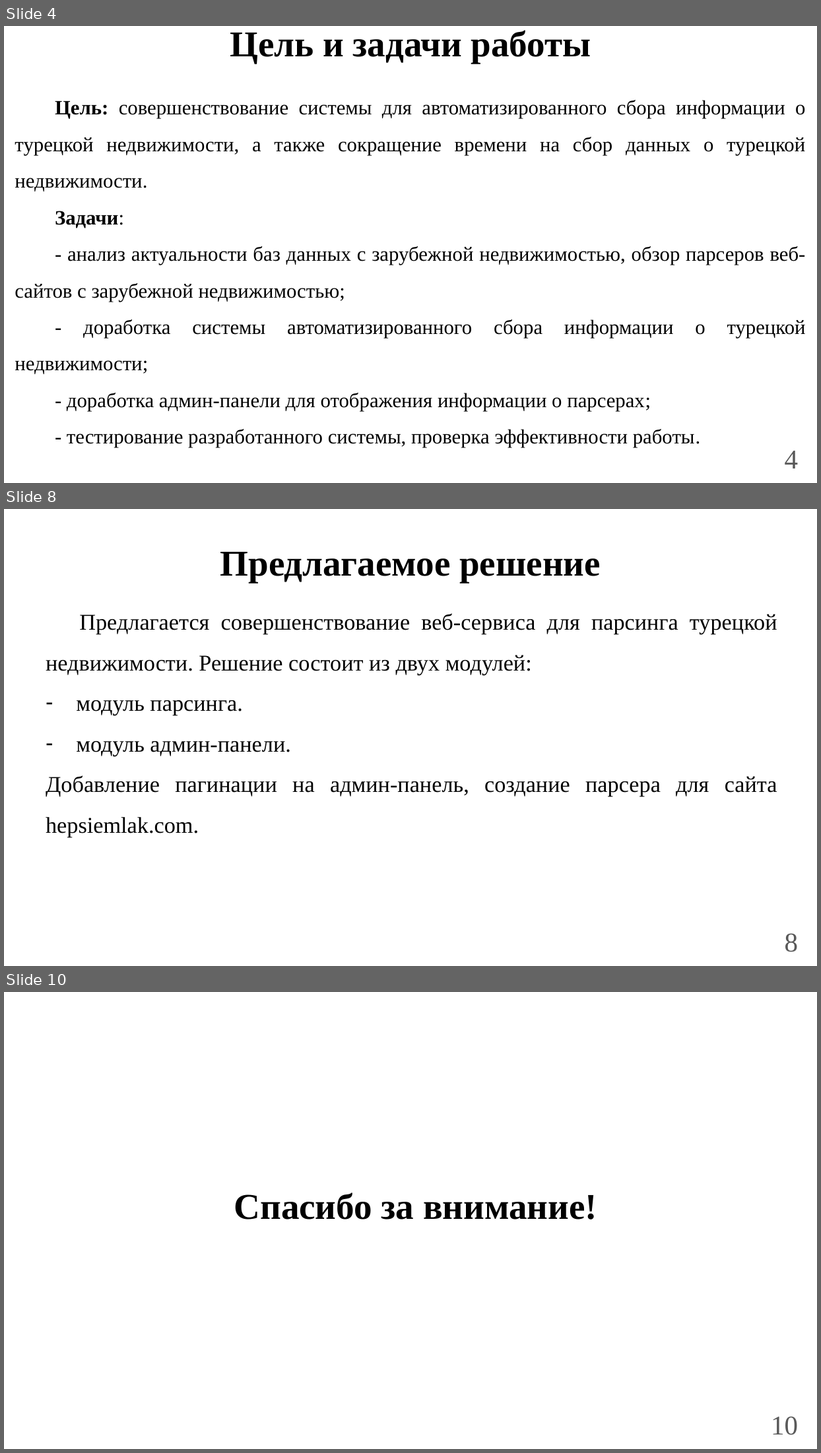
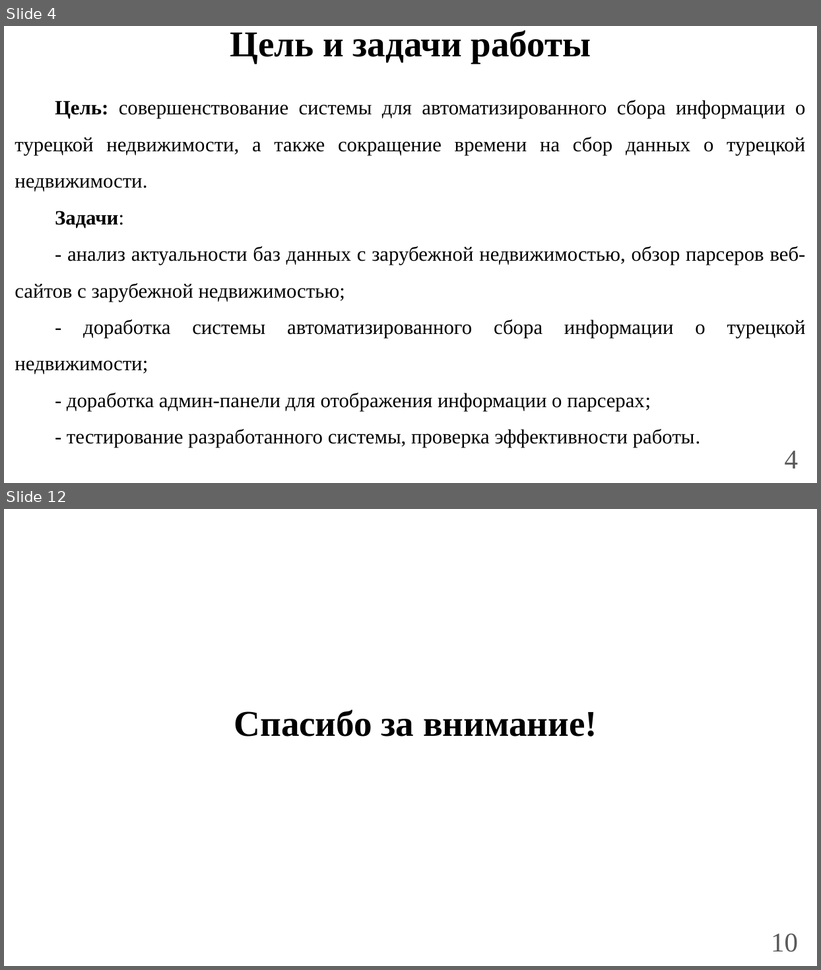
Before and after one commit to OkejoTM/Diploma, a slide deck: Presentation.pptx. Shown one above the other, each under a label of ours: slides 4, 8 and 10 before the commit, slides 4 and 12 after it; the slides between them are not shown. The pictures are 821x1453 and 821x970 pixels, drawn with LibreOffice and Linux fonts; fonts in the diff are those of the drawing. Boxes give left, top, right and bottom in pixels: in the first picture for what was removed or moved away, otherwise in the second. Text is boxed around its words. In the diff, an @@ line names an element or a change of style, - is before the commit and + after.

```diff
--- a/Presentation.pptx
+++ b/Presentation.pptx
@@ slide 8 removed at (4, 509, 817, 966), background #FFFFFF @@
@@ title removed at (220, 552, 601, 582) @@
-Предлагаемое решение
@@ text removed at (46, 613, 778, 838) @@
-Предлагается совершенствование веб-сервиса для парсинга турецкой недвижимости. Решение состоит из двух модулей:
-– модуль парсинга.
-– модуль админ-панели.
-Добавление пагинации на админ-панель, создание парсера для сайта hepsiemlak.com.
@@ text removed at (785, 933, 799, 953) @@
-8
@@ what was slide 10 is now slide 12 @@
```
Also in this commit, not shown: 7 slides changed, 6 slides added, 9 other files.
